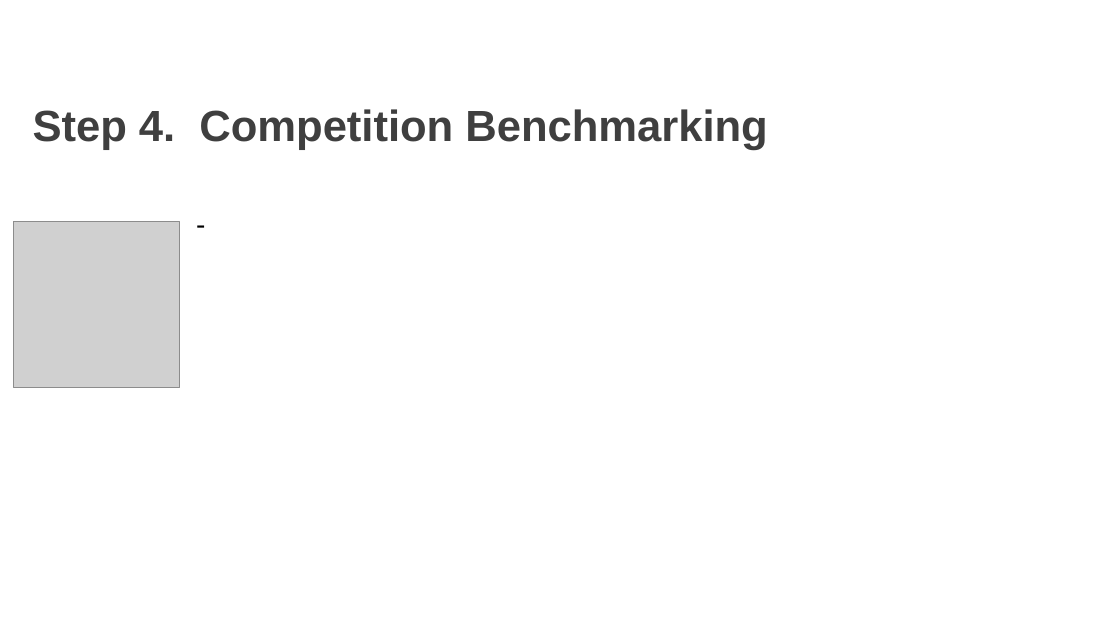
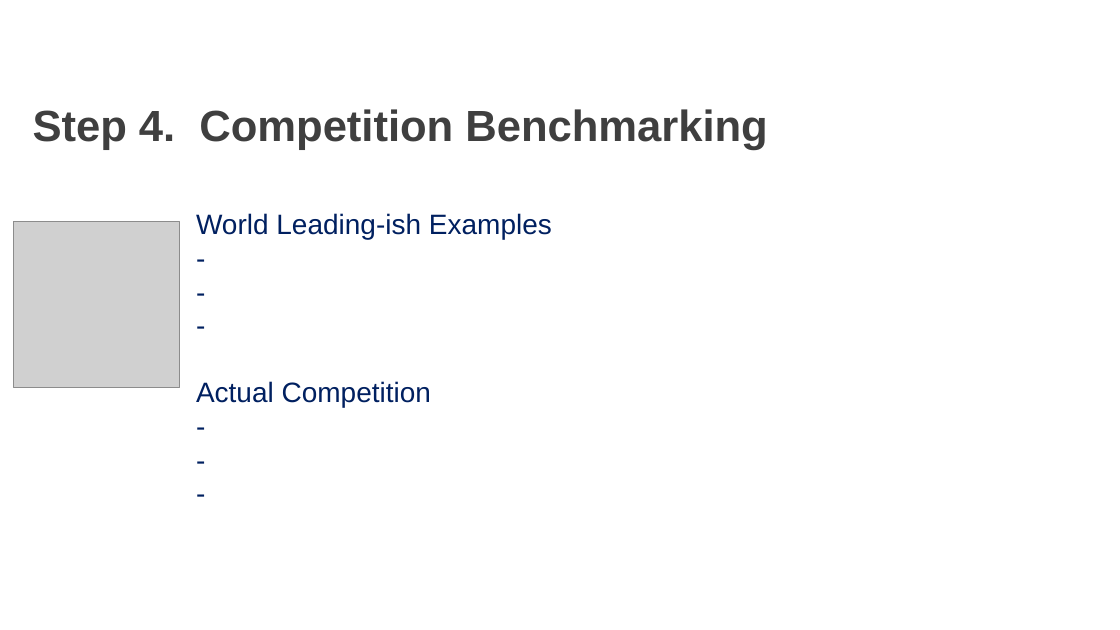
Before and after one commit to AKates717/CSI-Pacific-RTP, a slide deck: slide 5 of RTP Resources/RTP_Project_Pitch.pptx (slide 7 before the commit). Drawn at 1120x630 pixels with LibreOffice and Linux fonts; fonts in the diff are those of the drawing; grey boxes stand for pictures; background and template pictures are left out. Boxes give left, top, right and bottom in pixels: in the first picture for what was removed or moved away, otherwise in the second. Text is boxed around its words. In the diff, an @@ line names an element or a change of style, - is before the commit and + after.

```diff
--- a/RTP Resources/RTP_Project_Pitch.pptx
+++ b/RTP Resources/RTP_Project_Pitch.pptx
@@ text "World Leading-ish Examples" at <box>196,213,552,408</box>: text colour #000000 to #002060 in "-" @@
@@ text at <box>196,213,552,240</box>: paragraph added @@
+World Leading-ish Examples
@@ text at <box>196,381,431,408</box>: paragraphs added @@
+-
+-
+Actual Competition
+-
+-
+-
```
Also in this commit, not shown: 5 other slides changed, 2 slides removed, 40 other files.
